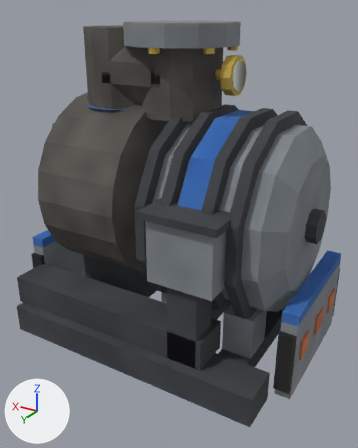
One commit to the OBJ model src/main/resources/assets/eln/model/steamturbine200v/steamturbine200v.obj: the scene before it, then after it.
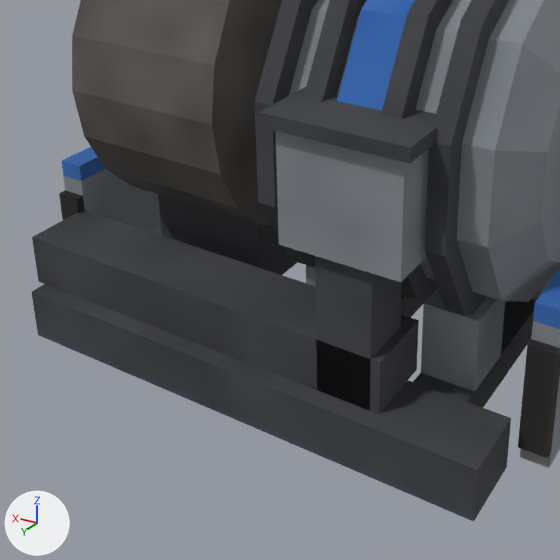
There are two pictures of each version: one whole from a 50 mm camera at (-0.795, 1.341, 0.529) aimed at (-0.019, 0.048, -0.118), one close up on the part from 0% to 83% of the width and 34% to 100% of the height. Arrows for +X, +Y and +Z are at lower left; the lights stay in place. The older version's two pictures come first. Where no turn or scale is listed for an object, it has been applied to the vertices.

The scene before the commit, as lines of its bpy script (objects in view):
```python
me_main = bpy.data.meshes.new('main')
me_main.from_pydata(...)  # 876 vertices, 1356 faces; spans x -0.5..0.5, y -0.375..0.375, z -0.5..0.5
me_main.materials.append(mat_atlas)  # picture img_tex_png
ob_main = bpy.data.objects.new('main', me_main)
ob_main.location = (0.0, 0.0, 0.0)
```
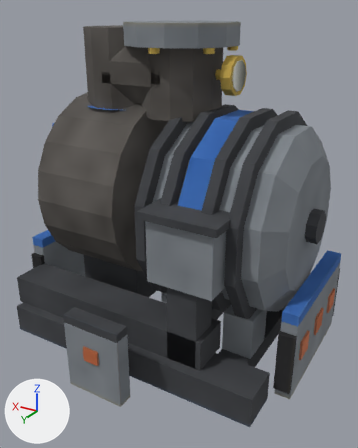
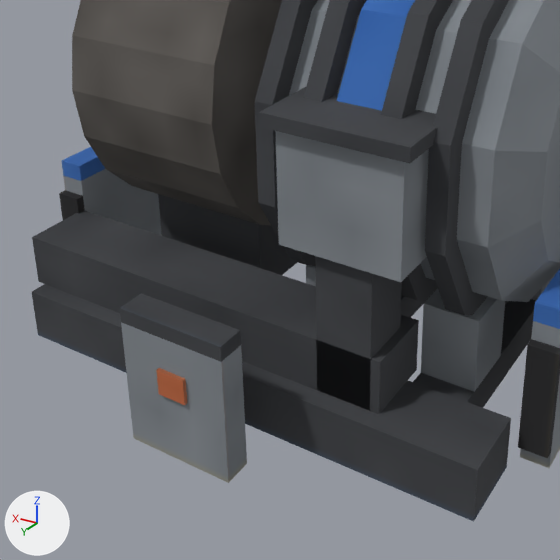
Where the change shows, as pixel boxes [x1, y1, x2, y2] in the close-ups (560 x 560 px):
part 1 of me_main, added
    after: [120, 293, 247, 483]

The change, as a diff of the scene's bpy script:
```diff
--- a/src/main/resources/assets/eln/model/steamturbine200v/steamturbine200v.obj.py
+++ b/src/main/resources/assets/eln/model/steamturbine200v/steamturbine200v.obj.py
@@ me_main @@
 # used by ob_main; location = (0.0, 0.0, 0.0)
-me_main.from_pydata(...)  # 876 vertices, 1356 faces; spans x -0.5..0.5, y -0.375..0.375, z -0.5..0.5
+me_main.from_pydata(...)  # 896 vertices, 1386 faces; spans x -0.5..0.5, y -0.375..0.5, z -0.5..0.5
+# me_main part 1
+# 14 vertices are added at x -0.094..0.025, y 0.447..0.5, z -0.5..-0.256
+# 6 new vertices lie (0.188, 0.0, 0.0) away from vertices in x -0.094, y 0.447..0.494, z -0.5..-0.256
+# 30 new faces join them
 me_main.materials.append(mat_atlas)
```
